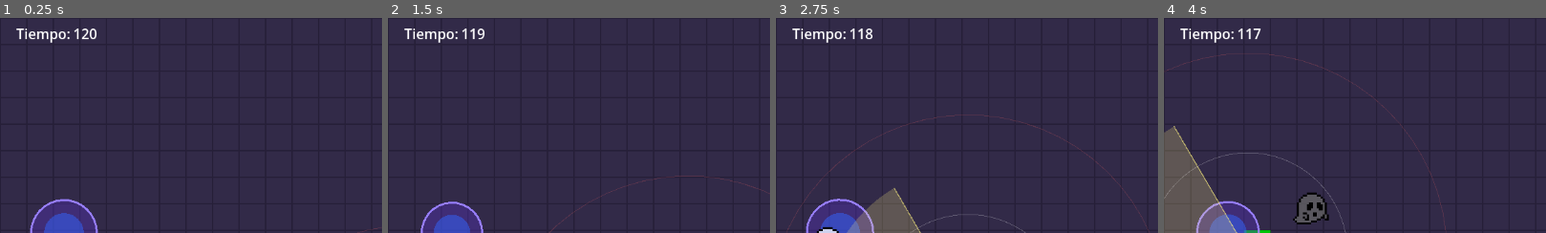
Above: before the commit, frames 1-4 (left to right).
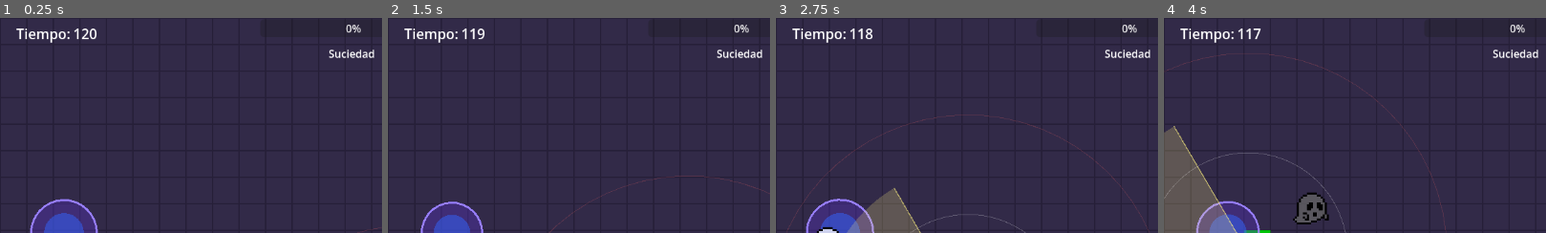
Above: after the commit, the same moments.

Repository: UNKMage/Sloppy-Spectre
Game: Godot game, scene res://main.tscn
Two runs of this game, one before a commit and one after it. Both use one fixed random seed, a clock stepped at 60 frames per second and the inputs below.
Inputs:
- Up to frame 1 (0.25 s): no input
- Up to frame 2 (1.5 s): hold D (right) 0.53-1.28 s; hold Space (ensuciar) 0.53-1.28 s; hold S (down) from 1.28 s (still down); tap Space (ensuciar) at 1.35 s
- Up to frame 3 (2.75 s): release S (down) at 2.03 s; hold D (right) from 2.03 s (still down); hold Space (ensuciar) from 2.03 s (still down)
- Up to frame 4 (4 s): release D (right) at 2.78 s; release Space (ensuciar) at 2.78 s; hold W (up) 2.78-3.53 s; tap Space (ensuciar) at 2.85 s; hold A (left) from 3.53 s (still down); hold Space (ensuciar) from 3.53 s (still down)
The pictures show only the part of the screen within x 42-92%, y 0-50%; the shares and areas given below are measured in that part.

The runs differ from the first frame. In frame 1, 0.4% of the frame differs, in the area x 86-98%, y 3-19%; in frame 2, 0.4%; in frame 3, 0.4%; in frame 4, 0.4%.

Commit message:
Barra nivel suciedad HUD
Se agrega, además, un botón para reiniciar la escena actual. Puede quitarse después si se considera innecesario o puede servir como base para los botones finales de la interfaz.

Diff:
--- a/hud.gd
+++ b/hud.gd
@@ -4,6 +4,8 @@
 @onready var label_tiempo: Label = $Label2
 @onready var label_game_over: Label = $LabelGameOver
 @onready var label_suciedad: Label = get_node_or_null("LabelSuciedad")
+@onready var barra_suciedad: ProgressBar = get_node_or_null("ProgressBarSuciedad")
+@onready var reintentar: Button = get_node_or_null("ButtonReintentar")
 
 var tiempo_restante: float = 120.0
 var cronometro_activo: bool = true
@@ -11,6 +13,8 @@
 
 func _ready() -> void:
 	actualizar_etiqueta_tiempo()
+	if reintentar and not reintentar.pressed.is_connected(_on_button_reintentar_pressed):
+		reintentar.pressed.connect(_on_button_reintentar_pressed)
 
 
 func _process(delta: float) -> void:
@@ -32,6 +36,8 @@
 func terminar_partida() -> void:
 	if label_game_over:
 		label_game_over.visible = true
+	if reintentar:
+		reintentar.visible = true
 	get_tree().paused = true
 
 
@@ -45,10 +51,16 @@
 
 ## Función para KIBO-17: muestra el porcentaje en enteros sin decimales
 func actualizar_porcentaje_suciedad(porcentaje: float, _actuales: int, _totales: int) -> void:
-	if label_suciedad:
-		label_suciedad.text = "Suciedad: %d%%" % int(porcentaje)
+	if barra_suciedad:
+		barra_suciedad.value = porcentaje
 
 
-## Si conectaste la señal con el nombre automático por defecto, redirige a la misma función
 func _on_suelo_suciedad_actualizada(porcentaje: float, celdas_sucias: int, total_celdas: int) -> void:
 	actualizar_porcentaje_suciedad(porcentaje, celdas_sucias, total_celdas)
+
+# Solo reinicia la escena actual. Puede servir pero también puede quitarse si después no es necesaria.
+func _on_button_reintentar_pressed() -> void:
+	# 1. IMPORTANTE: Quitar la pausa antes de recargar, de lo contrario la escena se quedará congelada
+	get_tree().paused = false
+	# 2. Recarga la escena actual desde cero
+	get_tree().reload_current_scene()
--- a/hud.tscn
+++ b/hud.tscn
@@ -35,7 +35,23 @@
 text = "Game Over"
 
 [node name="LabelSuciedad" type="Label" parent="." unique_id=92646070]
-offset_left = 1008.0
-offset_top = 8.0
-offset_right = 1048.0
-offset_bottom = 31.0
+offset_left = 975.0
+offset_top = 42.0
+offset_right = 1045.0
+offset_bottom = 65.0
+text = "Suciedad"
+
+[node name="ProgressBarSuciedad" type="ProgressBar" parent="." unique_id=1365766104]
+offset_left = 872.0
+offset_top = 2.0
+offset_right = 1153.0
+offset_bottom = 29.0
+
+[node name="ButtonReintentar" type="Button" parent="." unique_id=399962579]
+process_mode = 3
+visible = false
+offset_left = 519.0
+offset_top = 379.0
+offset_right = 648.0
+offset_bottom = 410.0
+text = "Reintentar"
